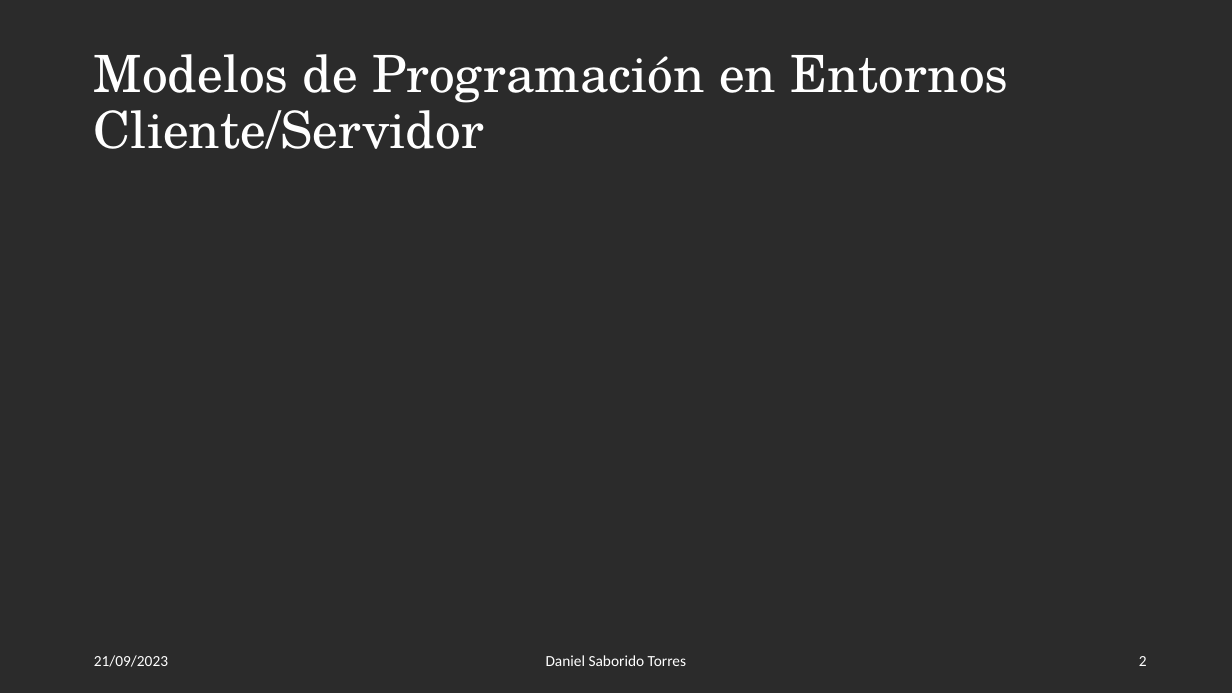
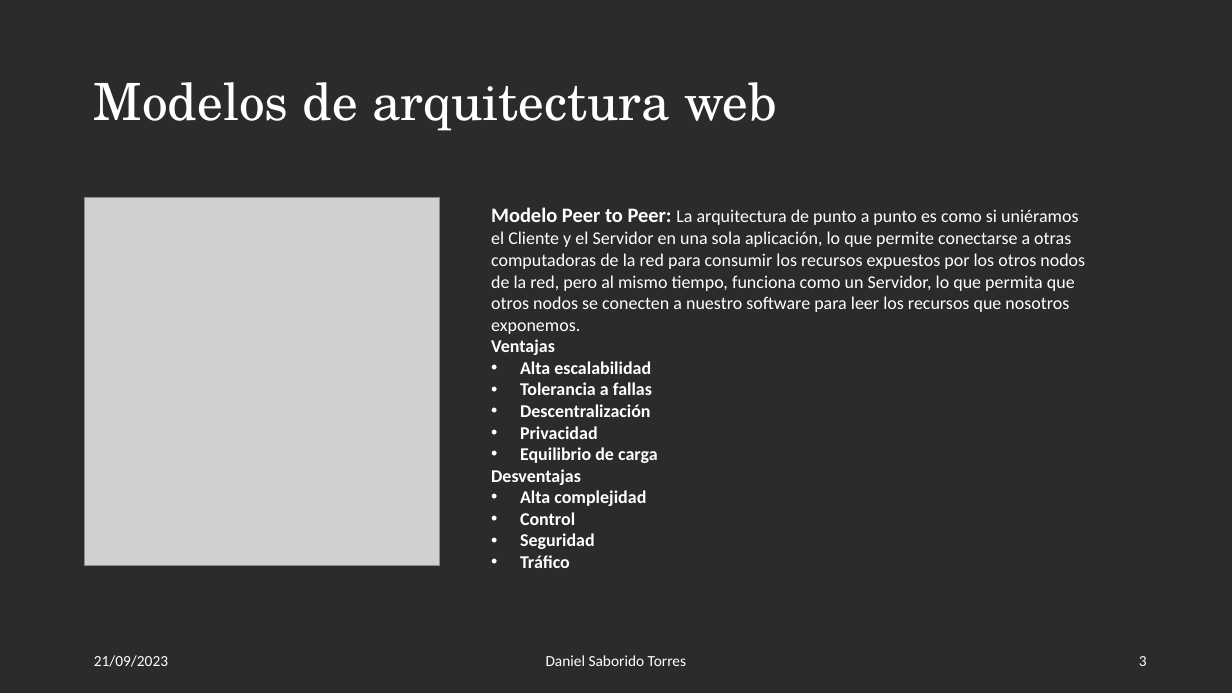
Before and after one commit to DanielSaborido/2-DAW, a slide deck: slide 3 of DWECliente/P1_SaboridoTorresDaniel_DWEC.pptx (slide 2 before the commit). Drawn at 1232x693 pixels with LibreOffice and Linux fonts; fonts in the diff are those of the drawing; grey boxes stand for pictures; background and template pictures are left out; a plain dark background stands for a picture behind light text. Boxes give left, top, right and bottom in pixels: in the first picture for what was removed or moved away, otherwise in the second. Text is boxed around its words. In the diff, an @@ line names an element or a change of style, - is before the commit and + after.

```diff
--- a/DWECliente/P1_SaboridoTorresDaniel_DWEC.pptx
+++ b/DWECliente/P1_SaboridoTorresDaniel_DWEC.pptx
@@ title at box(94, 82, 777, 131): text changed @@
-Modelos de Programación en Entornos Cliente/Servidor
+Modelos de arquitectura web
@@ picture added at box(85, 198, 440, 566) @@
@@ text added at box(491, 207, 1085, 568), 14 pt, text #FFFFFF @@
+Modelo Peer to Peer: La arquitectura de punto a punto es como si uniéramos el Cliente y el Servidor en una sola aplicación, lo que permite conectarse a otras computadoras de la red para consumir los recursos expuestos por los otros nodos de la red, pero al mismo tiempo, funciona como un Servidor, lo que permita que otros nodos se conecten a nuestro software para leer los recursos que nosotros exponemos.
+Ventajas
+• Alta escalabilidad
+• Tolerancia a fallas
+• Descentralización
+• Privacidad
+• Equilibrio de carga
+Desventajas
+• Alta complejidad
+• Control
+• Seguridad
+• Tráfico
@@ page number at box(1139, 656, 1147, 666): text changed @@
-2
+3
```
Also in this commit, not shown: 3 other slides changed, 1 slide removed, 1 other file.
